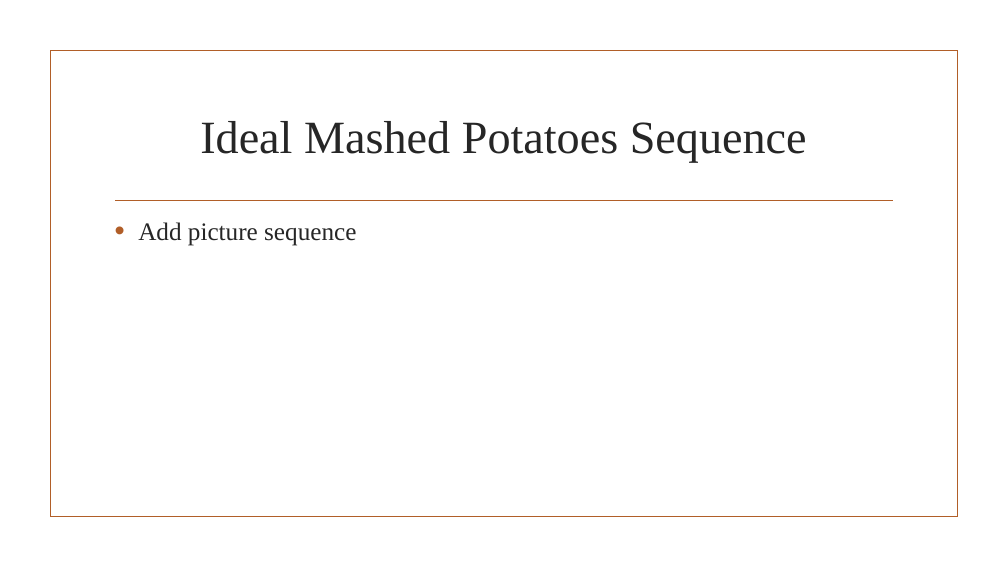
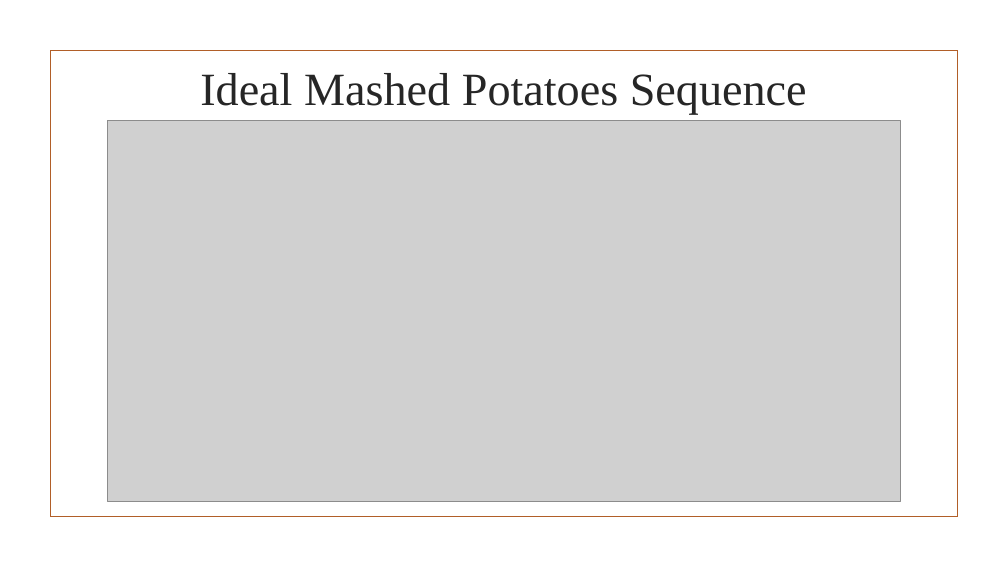
Before and after one commit to JaniR13/AdvAlgoProject, a slide deck: slide 8 of PowerpointSlides/The Flexible Job Shop Scheduling Algorithm.pptx (slide 7 before the commit). Drawn at 1008x567 pixels with LibreOffice and Linux fonts; fonts in the diff are those of the drawing; grey boxes stand for pictures; background and template pictures are left out. Boxes give left, top, right and bottom in pixels: in the first picture for what was removed or moved away, otherwise in the second. Text is boxed around its words. In the diff, an @@ line names an element or a change of style, - is before the commit and + after.

```diff
--- a/PowerpointSlides/The Flexible Job Shop Scheduling Algorithm.pptx
+++ b/PowerpointSlides/The Flexible Job Shop Scheduling Algorithm.pptx
@@ title "Ideal Mashed Potatoes Sequence": place and size @@
-title "Ideal Mashed Potatoes Sequence" at <box>200,121,807,162</box>
+title "Ideal Mashed Potatoes Sequence" at <box>200,73,807,114</box>
@@ picture added at <box>107,120,901,501</box> @@
@@ line removed from (116, 200) to (893, 200) @@
@@ text removed at <box>138,222,356,246</box> @@
-• Add picture sequence
```
Also in this commit, not shown: 5 other slides changed, 5 slides added, 1 other file.
